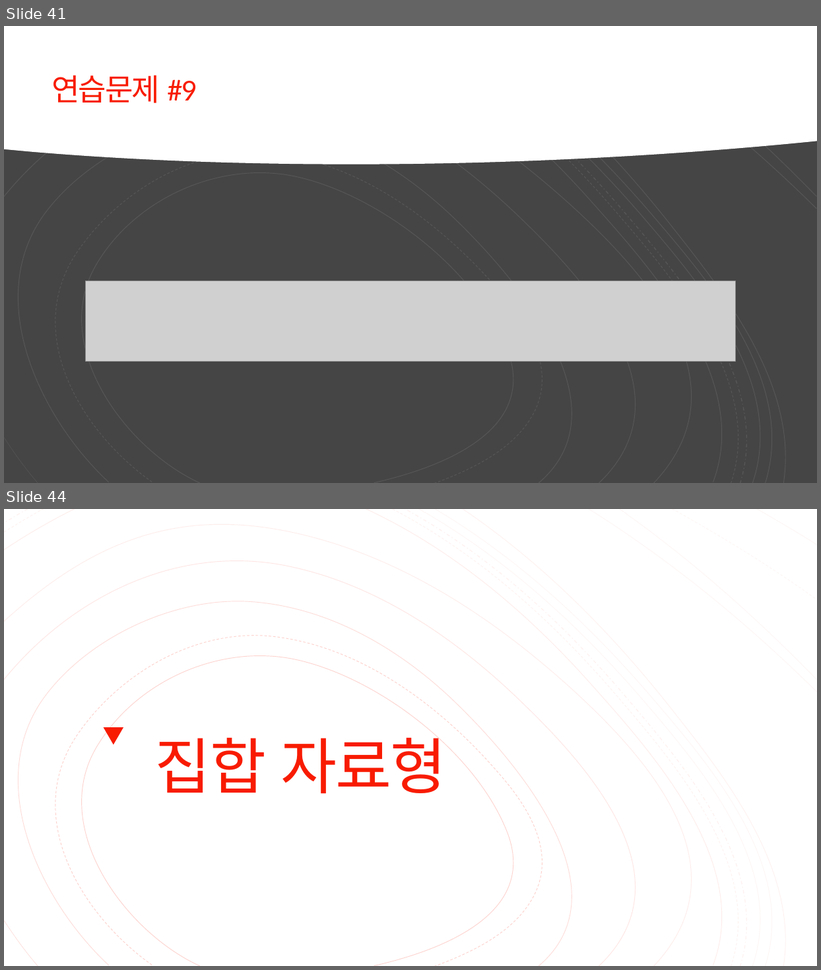
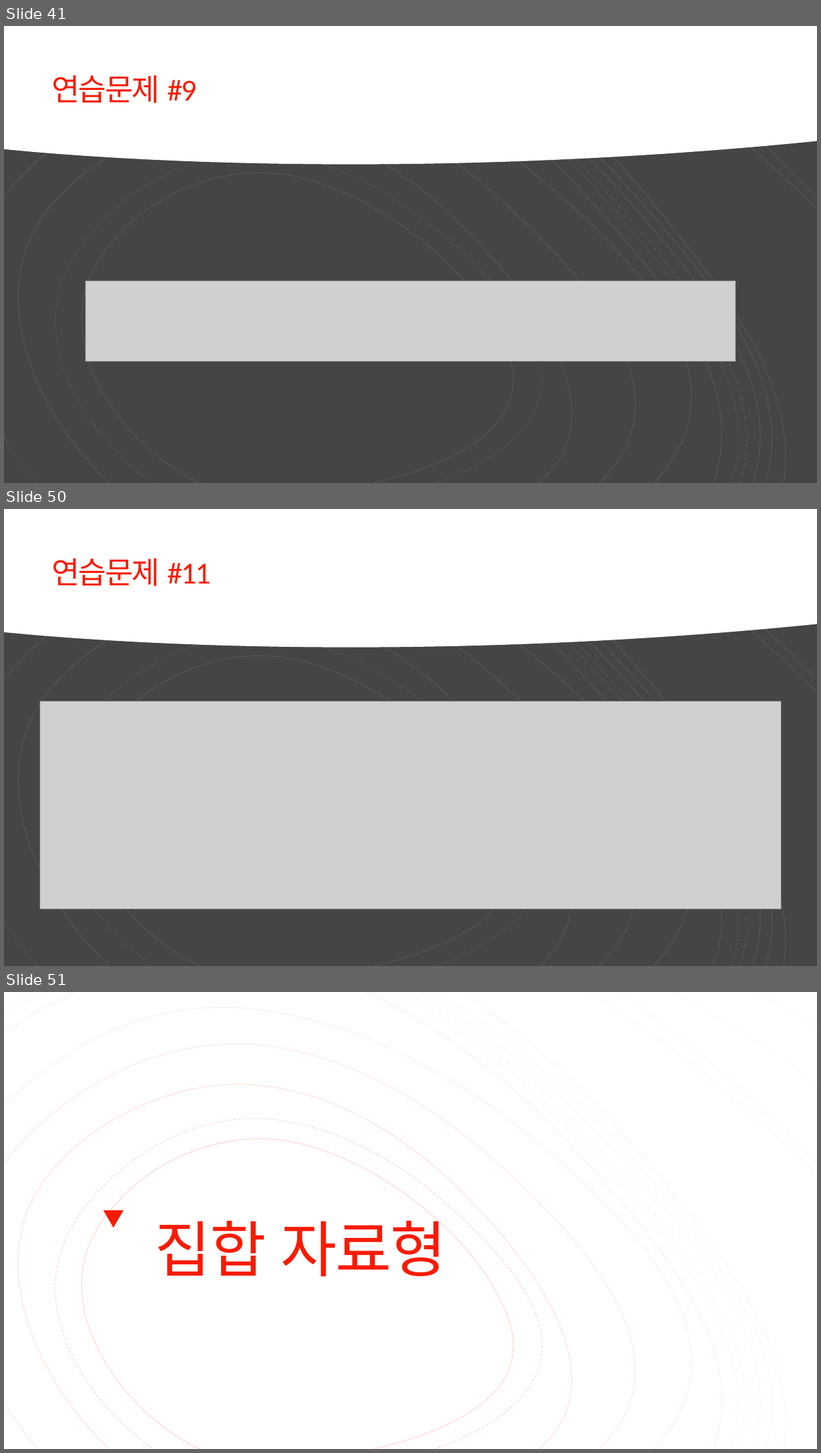
Before and after one commit to Valentine117/python_basic_class, a slide deck: 02장 자료형과 자료구조.pptx. Shown one above the other, each under a label of ours: slides 41 and 44 before the commit, slides 41, 50 and 51 after it; the slides between them are not shown. The pictures are 821x970 and 821x1453 pixels, drawn with LibreOffice and Linux fonts; fonts in the diff are those of the drawing; grey boxes stand for pictures. Boxes give left, top, right and bottom in pixels: in the first picture for what was removed or moved away, otherwise in the second. Text is boxed around its words. In the diff, an @@ line names an element or a change of style, - is before the commit and + after.

```diff
--- a/02장 자료형과 자료구조.pptx
+++ b/02장 자료형과 자료구조.pptx
@@ slide 50 added at bbox=[4, 509, 817, 966], background #454545; not listed: 16 template elements that a slide beside it also shows @@
@@ rectangle added at bbox=[4, 509, 817, 966], fill #454545 @@
@@ freeform shape added at bbox=[4, 509, 817, 648], fill #FFFFFF @@
@@ group added at bbox=[4, 509, 817, 966]: 19 freeform shapes @@
@@ title added at bbox=[52, 558, 211, 586], 36 pt, text #F81B02 @@
+연습문제 #11
@@ picture added at bbox=[40, 701, 781, 909] @@
@@ what was slide 44 is now slide 51 @@
```
Also in this commit, not shown: 3 slides changed, 7 other slides added, 1 slide removed.
